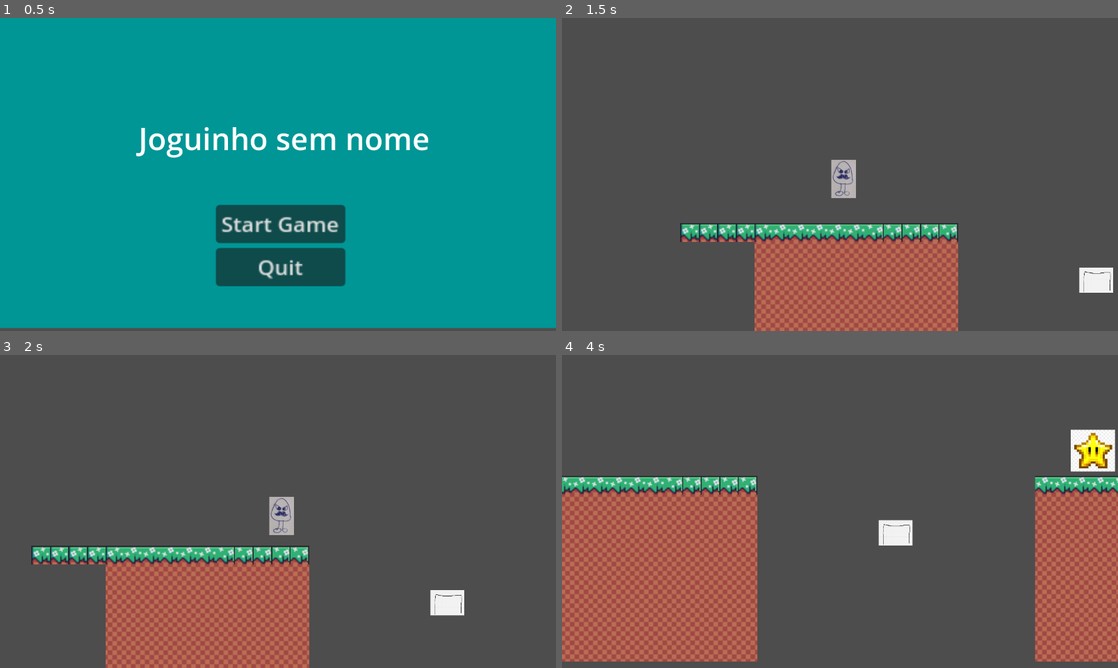
Above: before the commit, frames 1-4 (two rows, left to right).
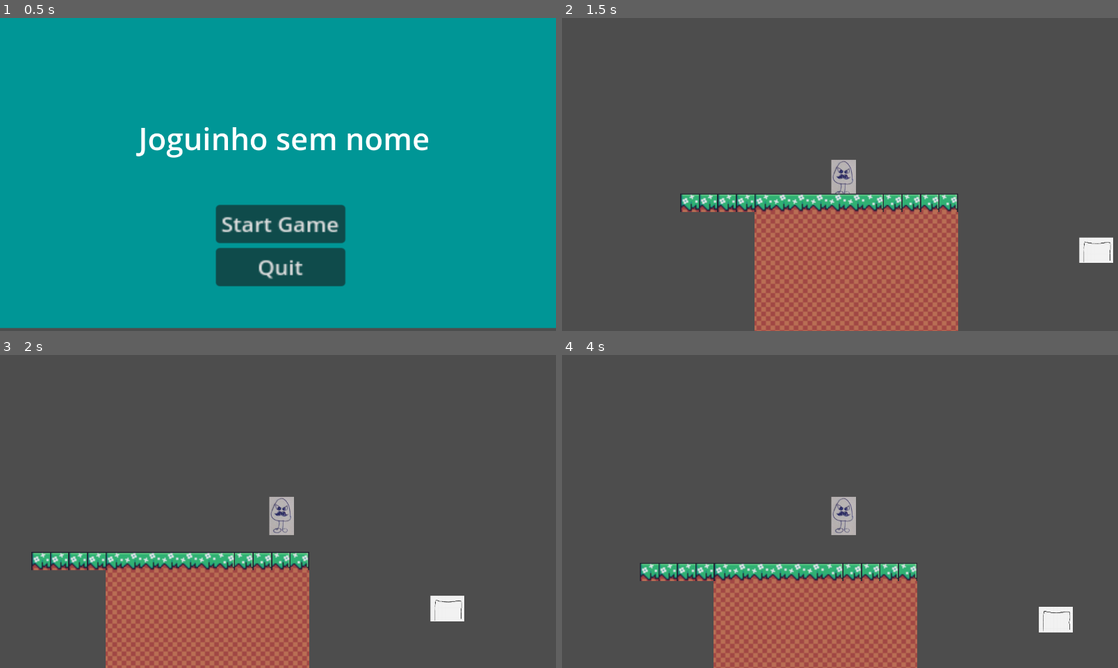
Above: after the commit, the same moments.

Repository: Dudley-Boxista/gmtkJam
Game: Godot game, scene res://scenes/menu_incial.tscn
The game is run twice, just before and just after one commit, with the same random seed, the same clock (stepped at 60 frames per second) and the same inputs.
Inputs (mouse positions are in pixels of both pictures, inside the frame that each line leads up to):
- Up to frame 1 (0.5 s): no input
- Up to frame 2 (1.5 s): click "Start Game" at 0.5 s; tap Enter (ui_accept) at 1.25, 1.35 s; move the mouse to (845, 180) at 1.27 s; hold Right (ui_right) from 1.28 s (still down); click (845, 180) at 1.42 s
- Up to frame 3 (2 s): keep holding Right (ui_right); tap Space (Pulo, bound only after the commit) at 1.52, 1.55, 1.82 s
- Up to frame 4 (4 s): move the mouse to (1006, 602) at 2.02 s; tap Space (Pulo, bound only after the commit) at 2.1, 2.27, 2.57, 3.05, 3.77 s; click (1006, 602) at 2.17 s; tap Enter (ui_accept) at 2.3, 2.85, 3.8 s; move the mouse to (895, 442) at 2.77 s; release Right (ui_right) at 2.78 s; hold Left (ui_left) 2.78-3.53 s; move the mouse to (812, 574) at 3.52 s; hold Right (ui_right) from 3.53 s (still down); click (812, 574) at 3.6 s

Frame 1 is identical in both runs. In frame 2, 11% of the frame differs, in the area x 21-100%, y 56-100%; in frame 3, 9.9%; in frame 4, 40%, in the area x 0-100%, y 23-100%.

Commit message:
pulo refinado

Diff:
--- a/project.godot
+++ b/project.godot
@@ -40,6 +40,11 @@
 "events": [Object(InputEventKey,"resource_local_to_scene":false,"resource_name":"","device":-1,"window_id":0,"alt_press …(195 unchanged characters)…
 ]
 }
+Pulo={
+"deadzone": 0.5,
+"events": [Object(InputEventKey,"resource_local_to_scene":false,"resource_name":"","device":-1,"window_id":0,"alt_pressed":false,"shift_pressed":false,"ctrl_pressed":false,"meta_pressed":false,"pressed":false,"keycode":0,"physical_keycode":32,"key_label":0,"unicode":32,"location":0,"echo":false,"script":null)
+]
+}
 
 [layer_names]
 
--- a/scripts/player.gd
+++ b/scripts/player.gd
@@ -2,20 +2,29 @@
 
 
 const SPEED = 400.0
-const JUMP_VELOCITY = -400.0
+const JUMP_VELOCITY = -700.0
+const GRAVITY = 1500
 
 
 func _physics_process(delta: float) -> void:
 	# Add the gravity.
-	if not is_on_floor():
-		velocity += get_gravity() * delta
+	velocity.y += GRAVITY * delta
 
 	# Handle jump.
-	if Input.is_action_just_pressed("ui_accept") and is_on_floor():
-		velocity.y = JUMP_VELOCITY
-
+	var jump = Input.is_action_just_pressed("Pulo")
+	#variavel pra definir que soltei o pulo
+	var jump_stop = Input.is_action_just_released("Pulo")
 	# Get the input direction and handle the movement/deceleration.
 	# As good practice, you should replace UI actions with custom gameplay actions.
+	if is_on_floor():
+		if jump:
+#velocidade do pulo pra cima
+			velocity.y = JUMP_VELOCITY
+#velocidade do pulo pra baixo
+	elif jump_stop and velocity.y<0:
+#se eu soltei o pulo e a velocidade não chegou a 0 (não parou)
+			velocity.y *= 0.5
+ #Eu "freio" o personagem porque corto a velocidade
 	var direction := Input.get_axis("ui_left", "ui_right")
 	if direction:
 		velocity.x = direction * SPEED
Not shown: 1 places in scenes/game.tscn that only renumber resources
